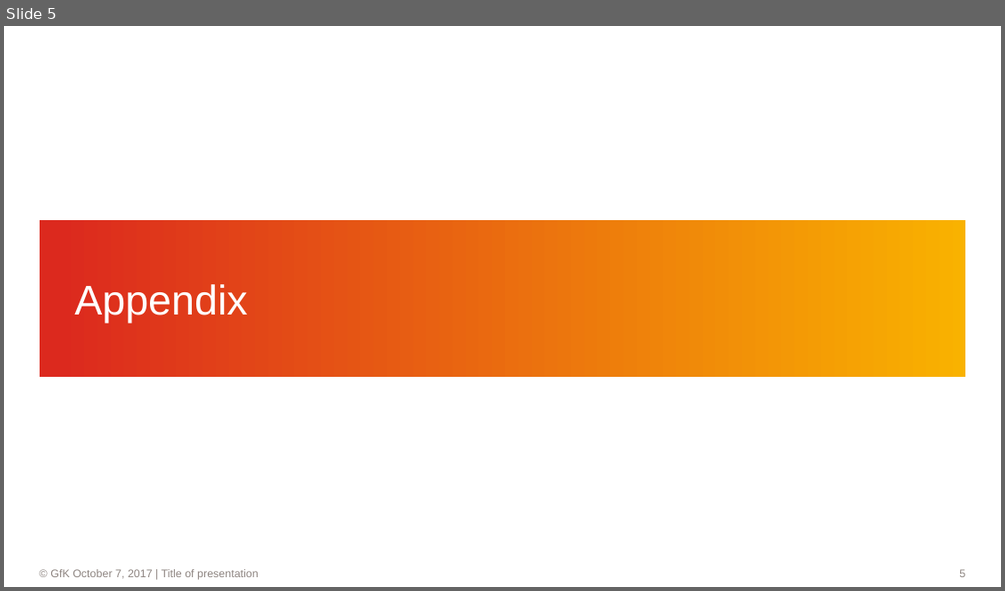
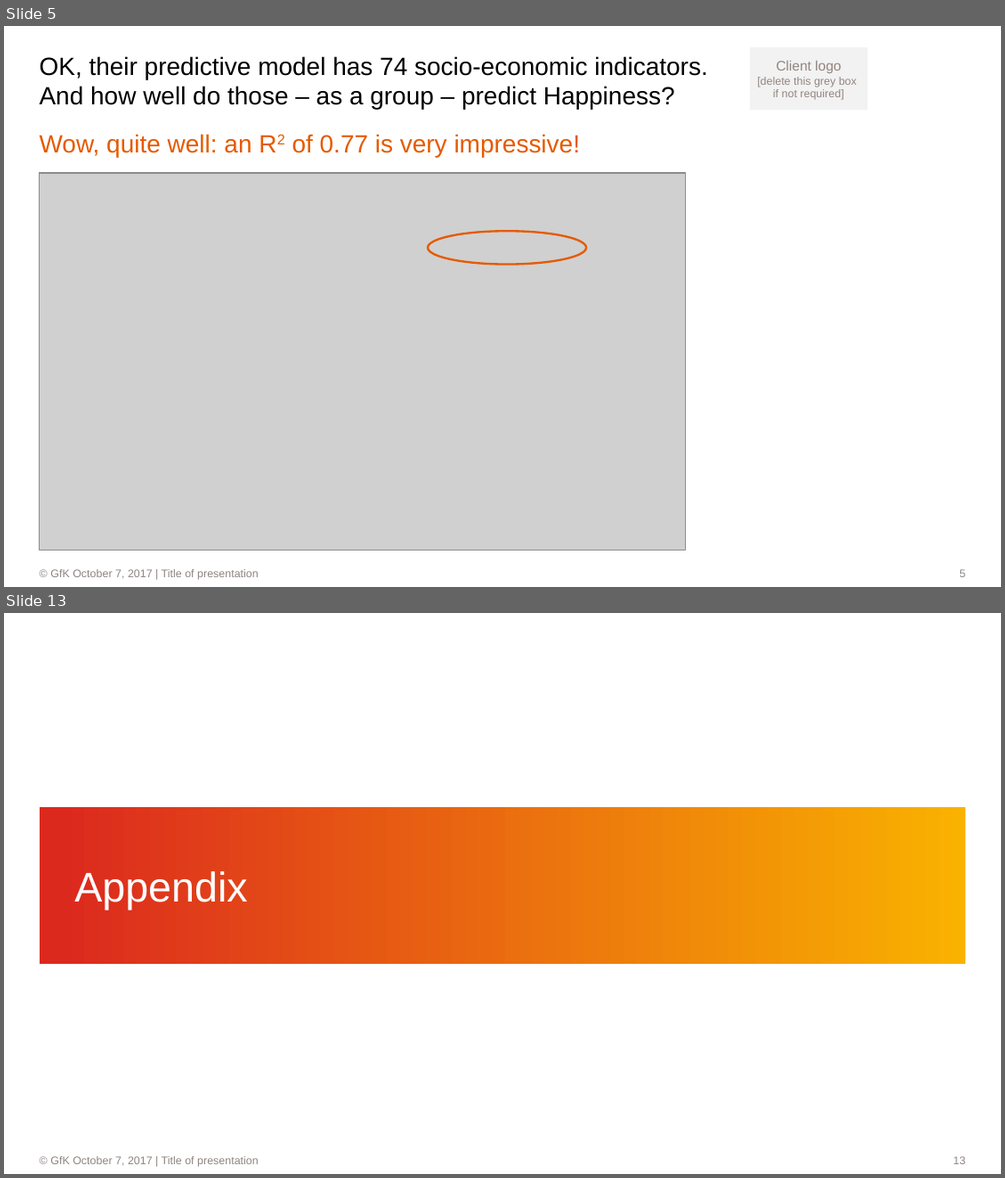
Before and after one commit to dl7631/Predict_World_Happiness, a slide deck: World Happiness.pptx. Shown one above the other, each under a label of ours: slide 5 before the commit, slides 5 and 13 after it; the slides between them are not shown. The pictures are 1005x591 and 1005x1178 pixels, drawn with LibreOffice and Linux fonts; fonts in the diff are those of the drawing; grey boxes stand for pictures; background and template pictures are left out. Boxes give left, top, right and bottom in pixels: in the first picture for what was removed or moved away, otherwise in the second. Text is boxed around its words. In the diff, an @@ line names an element or a change of style, - is before the commit and + after.

```diff
--- a/World Happiness.pptx
+++ b/World Happiness.pptx
@@ slide 5 added at bbox=[4, 26, 1001, 587], background #FFFFFF; not listed: 2 template elements that a slide beside it also shows @@
@@ rectangle added at bbox=[750, 47, 867, 110], fill #F2F2F2, 8 pt, text #928580 @@
+Client logo
+[delete this grey box
+if not required]
@@ title added at bbox=[40, 56, 708, 110], 18 pt, text #000000 @@
+OK, their predictive model has 74 socio-economic indicators. And how well do those – as a group – predict Happiness?
@@ text added at bbox=[40, 134, 581, 157], 18 pt, text #E55A00 @@
+Wow, quite well: an R2 of 0.77 is very impressive!
@@ picture added at bbox=[39, 173, 685, 549] @@
@@ ellipse added at bbox=[428, 232, 586, 265], outline #E55A00 1.5 pt @@
@@ what was slide 5 is now slide 13 @@
@@ page number at bbox=[953, 1156, 965, 1164]: text changed @@
-5
+13
```
Also in this commit, not shown: 11 other slides added, 4 slides removed, 2 other files.
